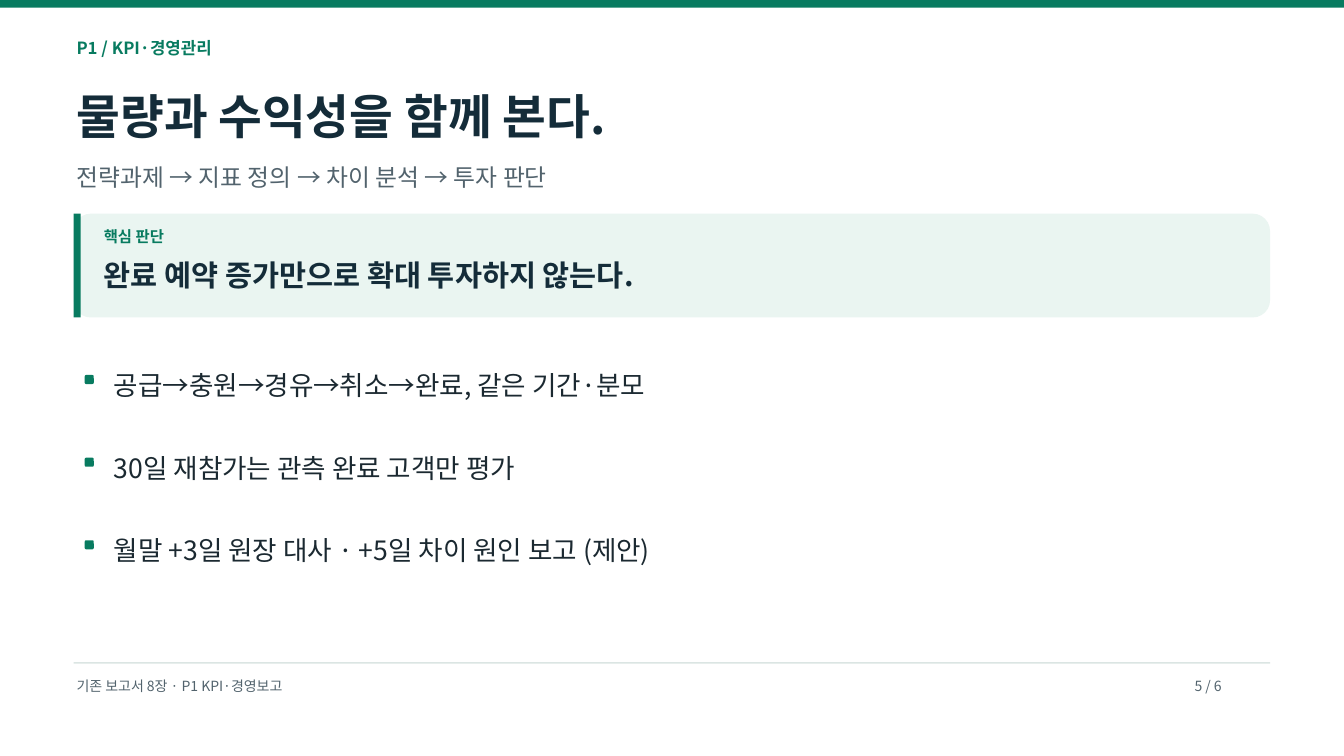
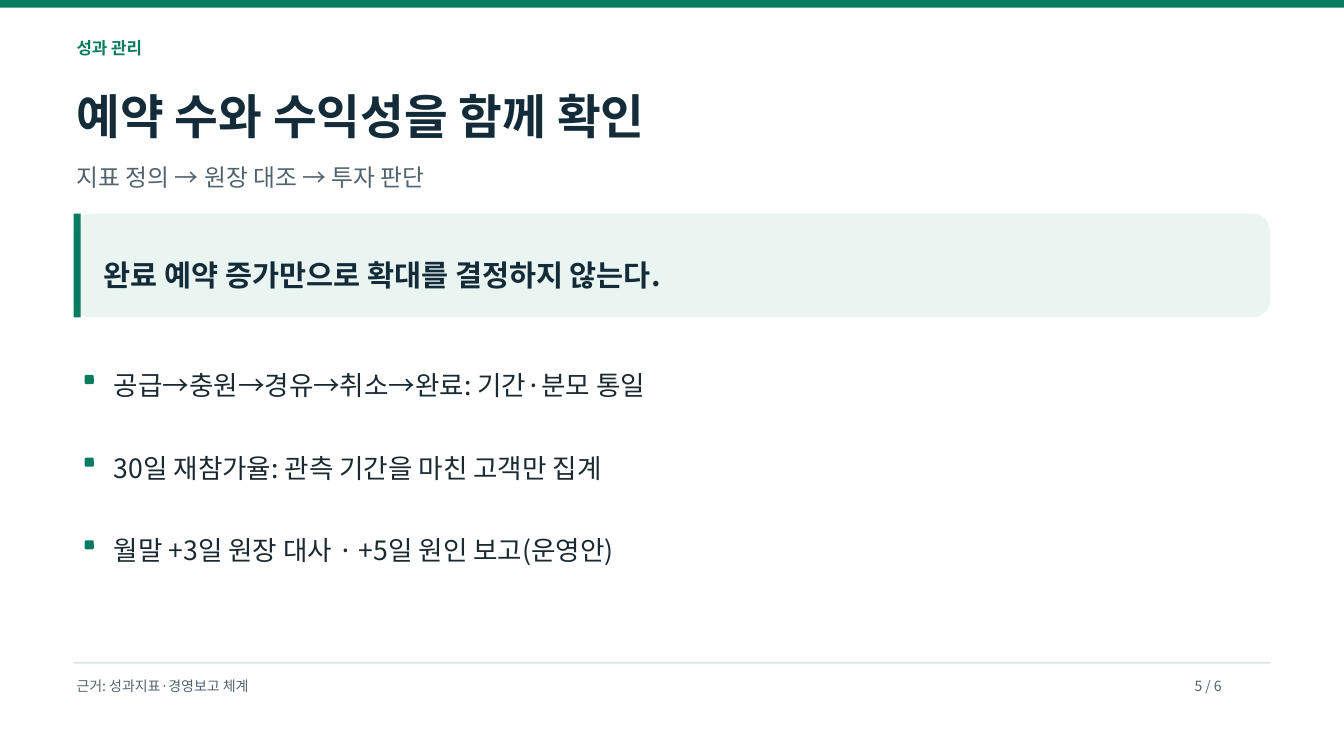
Before and after one commit to dohyunkimmm/footmate-case-study, a slide deck: slide 5 of src/case-study/downloads/footmate_strategy_p0_p2.pptx. Drawn at 1344x756 pixels with LibreOffice and Linux fonts; fonts in the diff are those of the drawing. Boxes give left, top, right and bottom in pixels: in the first picture for what was removed or moved away, otherwise in the second. Text is boxed around its words. In the diff, an @@ line names an element or a change of style, - is before the commit and + after.

```diff
--- a/src/case-study/downloads/footmate_strategy_p0_p2.pptx
+++ b/src/case-study/downloads/footmate_strategy_p0_p2.pptx
@@ text at box(77, 40, 142, 56): text changed @@
-P1 / KPI·경영관리
+성과 관리
@@ text at box(77, 93, 645, 139): text changed @@
-물량과 수익성을 함께 본다.
+예약 수와 수익성을 함께 확인
@@ text at box(77, 166, 425, 188): text changed @@
-전략과제 → 지표 정의 → 차이 분석 → 투자 판단
+지표 정의 → 원장 대조 → 투자 판단
@@ text removed at box(104, 229, 164, 244) @@
-핵심 판단
@@ text at box(104, 261, 661, 289): text changed @@
-완료 예약 증가만으로 확대 투자하지 않는다.
+완료 예약 증가만으로 확대를 결정하지 않는다.
@@ text at box(114, 373, 645, 397): text changed @@
-공급→충원→경유→취소→완료, 같은 기간·분모
+공급→충원→경유→취소→완료: 기간·분모 통일
@@ text at box(114, 456, 602, 480): text changed @@
-30일 재참가는 관측 완료 고객만 평가
+30일 재참가율: 관측 기간을 마친 고객만 집계
@@ text at box(114, 538, 614, 565): text changed @@
-월말 +3일 원장 대사 · +5일 차이 원인 보고 (제안)
+월말 +3일 원장 대사 · +5일 원인 보고(운영안)
@@ text at box(77, 679, 249, 692): text changed @@
-기존 보고서 8장 · P1 KPI·경영보고
+근거: 성과지표·경영보고 체계
```
Also in this commit, not shown: 5 other slides changed, 15 other files.
